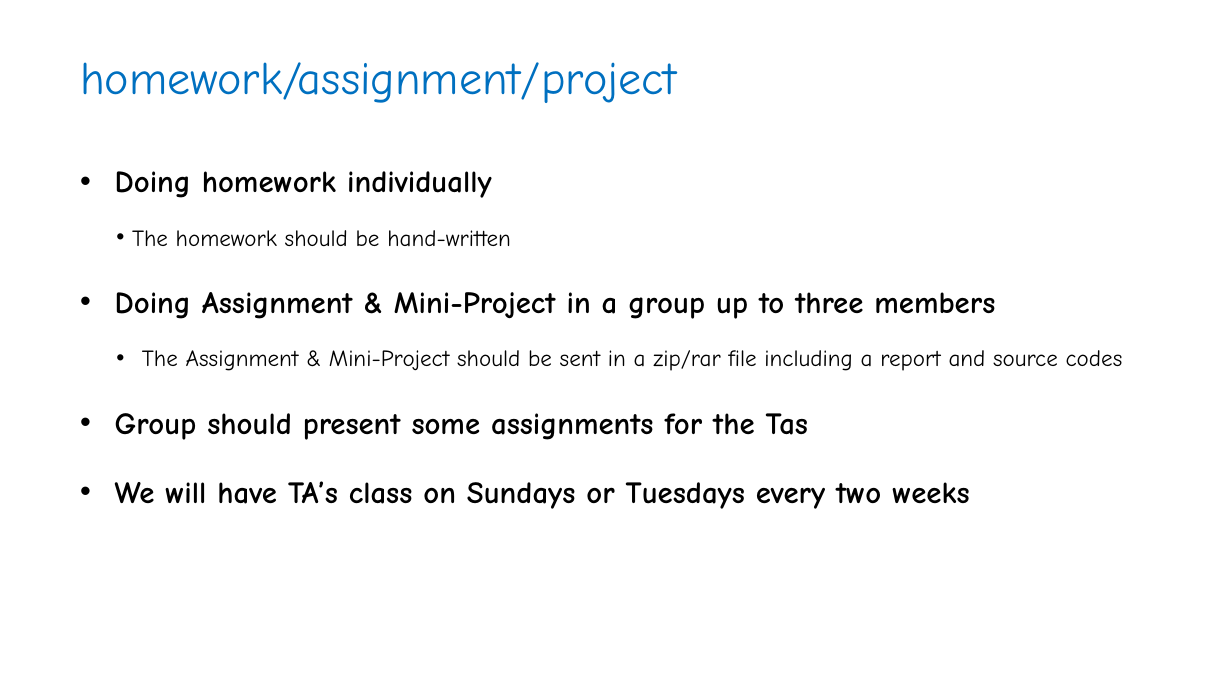
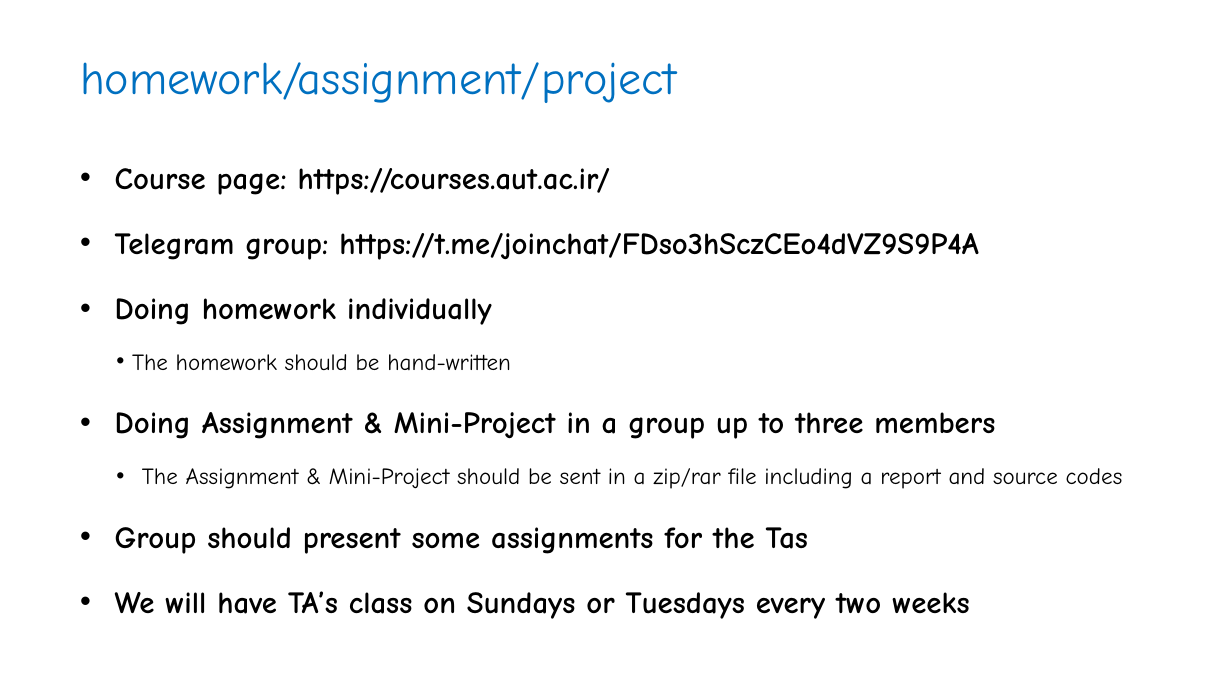
Before and after one commit to JaberBabaki/Introduction-to-IoT-Spring-2020, a slide deck: slide 3 of TA/TA.pptx. Drawn at 1232x693 pixels with LibreOffice and Linux fonts; fonts in the diff are those of the drawing; background and template pictures are left out. Boxes give left, top, right and bottom in pixels: in the first picture for what was removed or moved away, otherwise in the second. Text is boxed around its words. In the diff, an @@ line names an element or a change of style, - is before the commit and + after.

Commit message:
add telegram group
Former-commit-id: 1750e0b0be1b7ffdcd0657016c17bd471c6d5063 [formerly c056689225cc0dedc3cf05b00c042c60d57180d7] [formerly 1a7c56375f8b76c81a84446d565ab585822d732b [formerly bab28f1be2df2770e050982b591a35ef64dc329f]]
Former-commit-id: 6371e2a8608c3ed9c79aa2dbeb6f7e84e31a17ab [formerly 9ad92ef0133cbd63167af3bcc8aa7caa50ede3c9]
Former-commit-id: ed222e6535cd5e698536f3d8ddc3d3bb9fd4e861

```diff
--- a/TA/TA.pptx
+++ b/TA/TA.pptx
@@ text at (115,168,978,260): paragraphs added @@
+• Course page: https://courses.aut.ac.ir/
+• Telegram group: https://t.me/joinchat/FDso3hSczCEo4dVZ9S9P4A
@@ text at (115,298,1123,619): line spacing 1.7 to 1.6 @@
```
Also in this commit, not shown: 1 other file.
